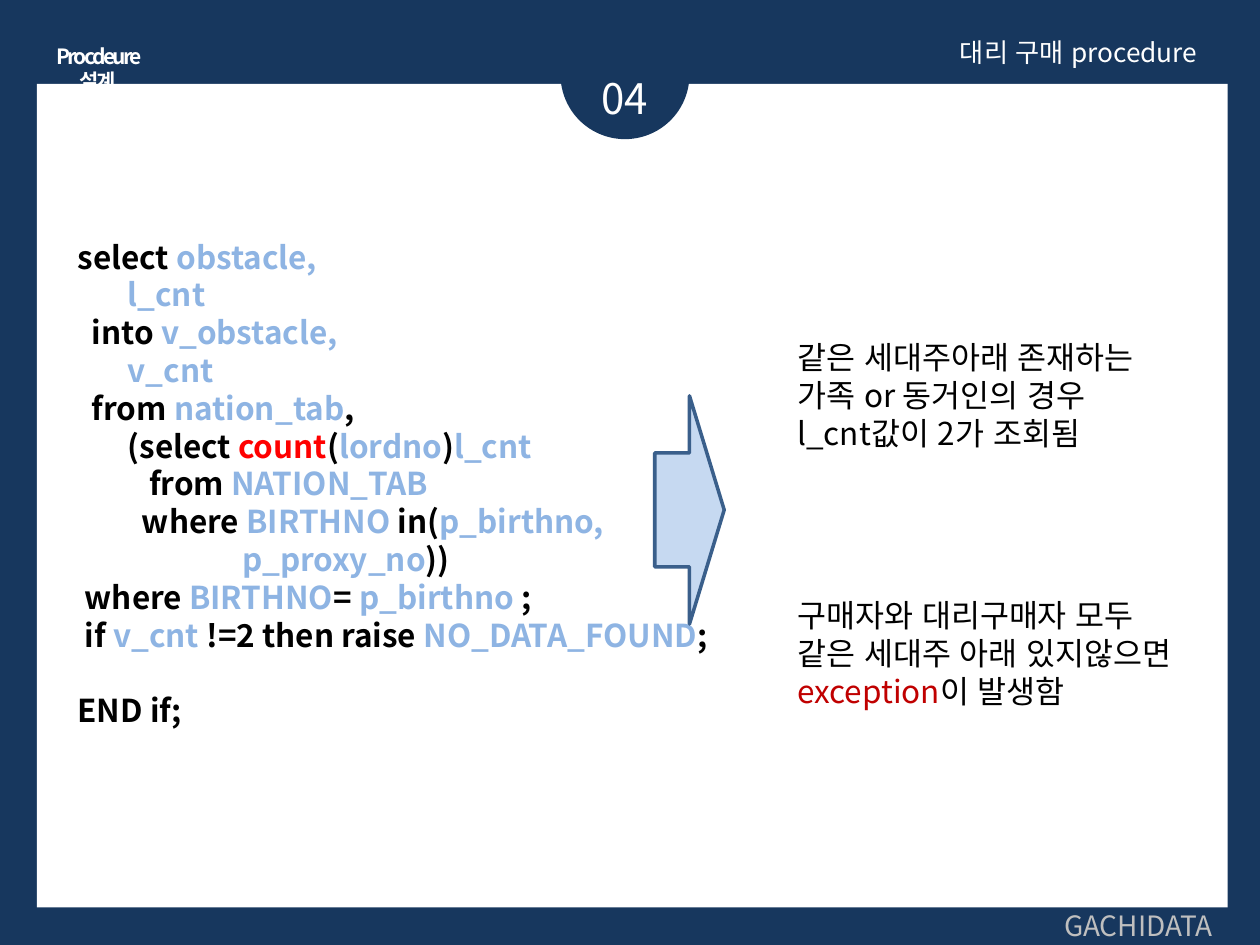
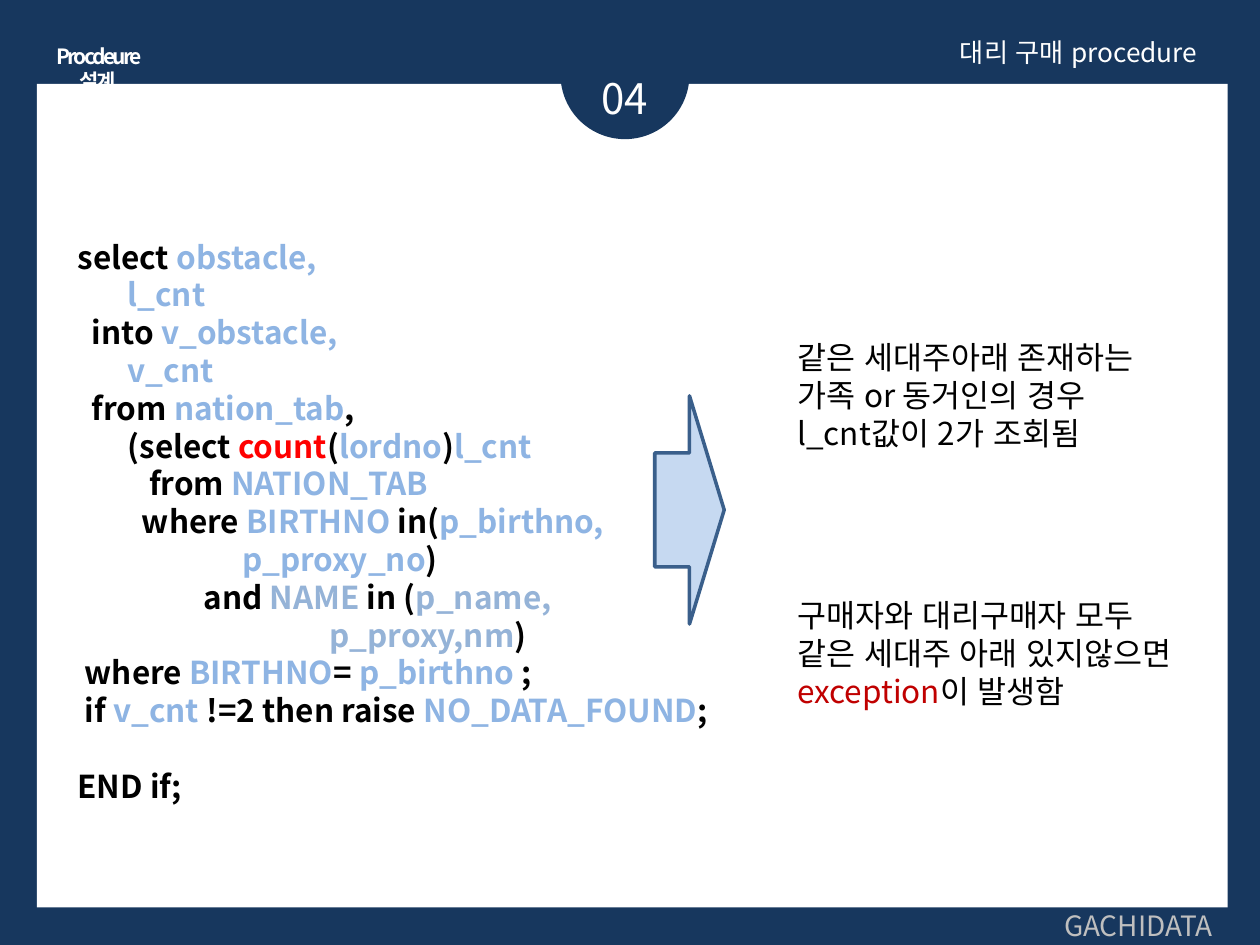
Before and after one commit to Monoreil/edu-sql, a slide deck: slide 21 of 11차SQL_hyeongmin.pptx. Drawn at 1260x945 pixels with LibreOffice and Linux fonts; fonts in the diff are those of the drawing. Boxes give left, top, right and bottom in pixels: in the first picture for what was removed or moved away, otherwise in the second. Text is boxed around its words. In the diff, an @@ line names an element or a change of style, - is before the commit and + after.

```diff
--- a/11차SQL_hyeongmin.pptx
+++ b/11차SQL_hyeongmin.pptx
@@ text at (204, 539, 552, 654): text changed; text colour #8EB4E3 to #95B3D7 @@
-p_proxy_no))
+p_proxy_no)
+and NAME in (p_name,
+p_proxy,nm)
```
Also in this commit, not shown: 6 other slides changed, 1 other file.
